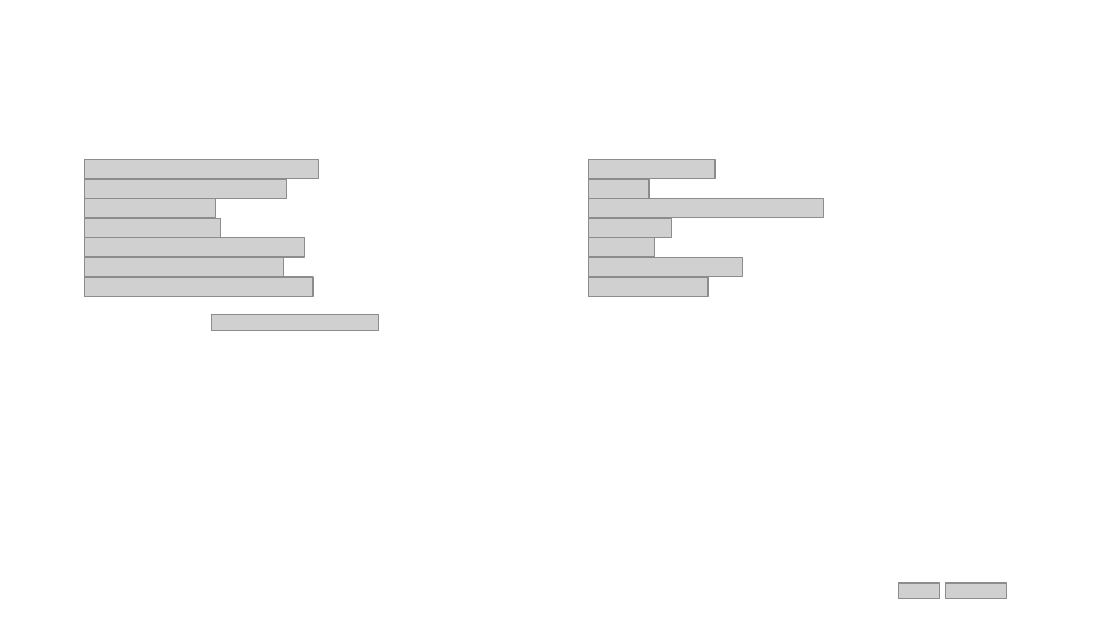
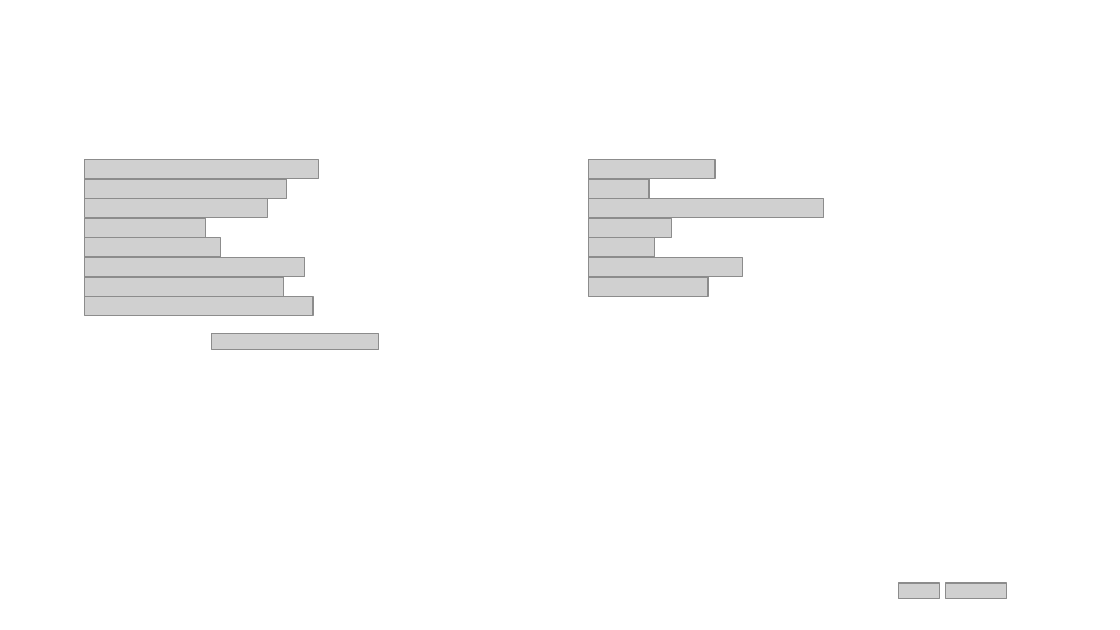
Before and after one commit to samquansah-algo/nbc-vct, a slide deck: slide 41 of weekly-tactics/01-market-research/NBC_Market_Research_Tactic.pptx (slide 40 before the commit). Drawn at 1120x630 pixels with LibreOffice and Linux fonts; fonts in the diff are those of the drawing; grey boxes stand for pictures; background and template pictures are left out. Boxes give left, top, right and bottom in pixels: in the first picture for what was removed or moved away, otherwise in the second. Text is boxed around its words. In the diff, an @@ line names an element or a change of style, - is before the commit and + after.

```diff
--- a/weekly-tactics/01-market-research/NBC_Market_Research_Tactic.pptx
+++ b/weekly-tactics/01-market-research/NBC_Market_Research_Tactic.pptx
@@ picture: place and size @@
-picture at (85,198,216,217)
+picture at (85,198,268,217)
@@ picture: place and size @@
-picture at (85,218,221,237)
+picture at (85,218,206,237)
@@ picture: place and size @@
-picture at (85,237,305,256)
+picture at (85,237,221,256)
@@ picture: place and size @@
-picture at (85,258,283,277)
+picture at (85,258,305,277)
@@ picture: place and size @@
-picture at (85,277,314,296)
+picture at (85,277,283,296)
@@ picture added at (85,297,314,316) @@
@@ picture: place and size @@
-picture at (212,314,379,330)
+picture at (212,334,379,351)
```
Also in this commit, not shown: 2 slides added, 1 slide removed, 22 other files.
